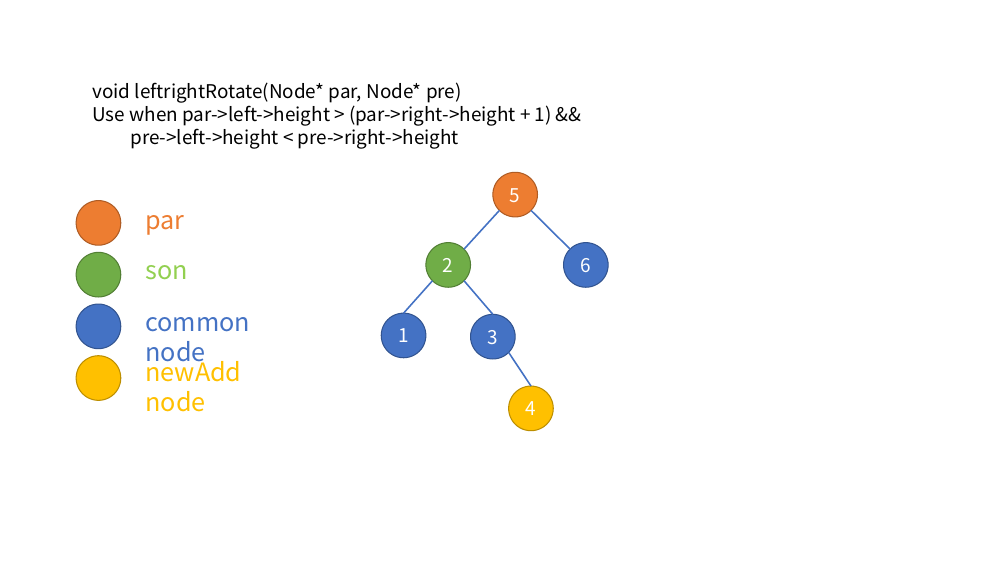
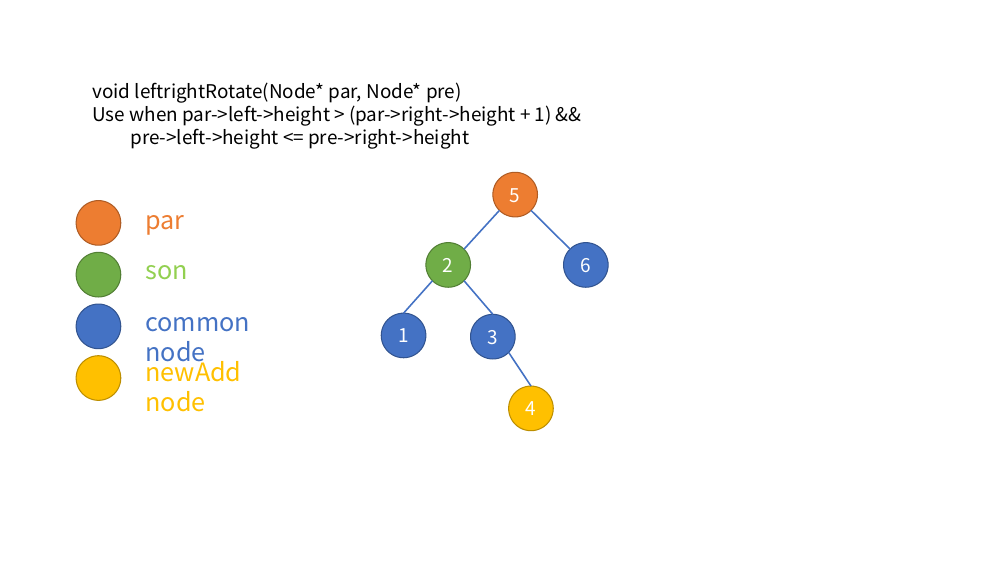
Before and after one commit to blacksea3/C--STL-test, a slide deck: slide 14 of other/CppAlgs/AVLtree.pptx. Drawn at 1008x567 pixels with LibreOffice and Linux fonts; fonts in the diff are those of the drawing. Boxes give left, top, right and bottom in pixels: in the first picture for what was removed or moved away, otherwise in the second. Text is boxed around its words. In the diff, an @@ line names an element or a change of style, - is before the commit and + after.

```diff
--- a/other/CppAlgs/AVLtree.pptx
+++ b/other/CppAlgs/AVLtree.pptx
@@ text at bbox=[130, 124, 469, 149]: text changed @@
-pre->left->height < pre->right->height
+pre->left->height <= pre->right->height
```
Also in this commit, not shown: 11 other slides changed, 8 other files.
